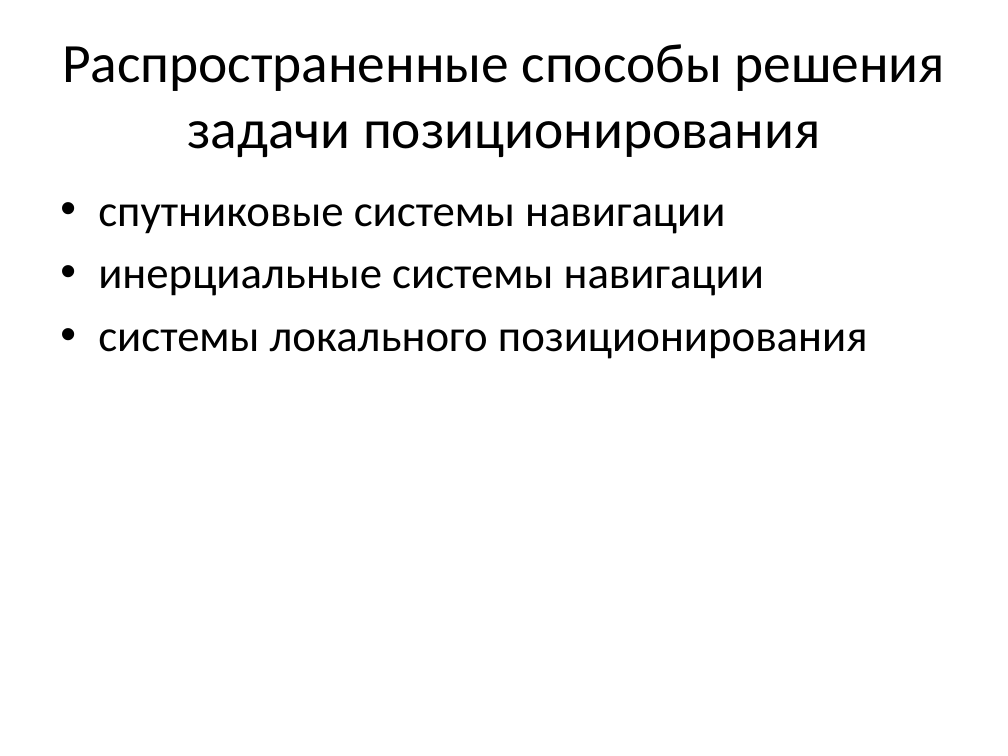
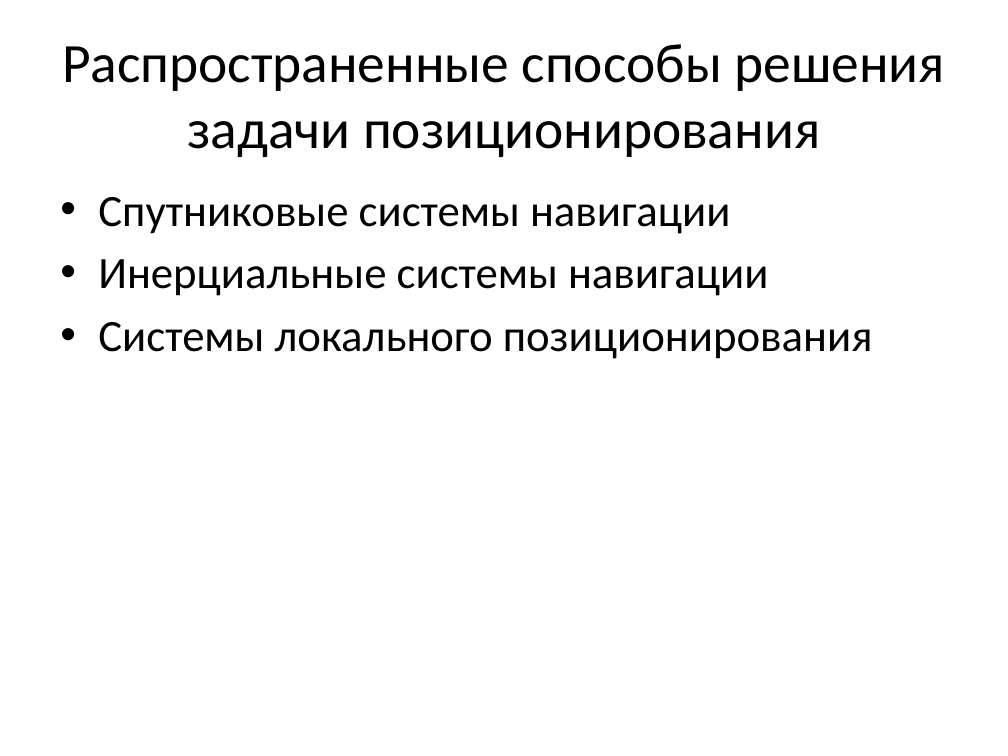
Before and after one commit to pkuderov/gyrocam, a slide deck: slide 2 of presentation.pptx (slide 4 before the commit). Drawn at 1008x756 pixels with LibreOffice and Linux fonts; fonts in the diff are those of the drawing. Boxes give left, top, right and bottom in pixels: in the first picture for what was removed or moved away, otherwise in the second. Text is boxed around its words. In the diff, an @@ line names an element or a change of style, - is before the commit and + after.

```diff
--- a/presentation.pptx
+++ b/presentation.pptx
@@ text at (x1=98, y1=197, x2=873, y2=359): text changed @@
-• спутниковые системы навигации
-• инерциальные системы навигации
-• системы локального позиционирования
+• Спутниковые системы навигации
+• Инерциальные системы навигации
+• Системы локального позиционирования
```
Also in this commit, not shown: 7 other slides changed, 5 slides added, 5 slides removed, 3 other files.
